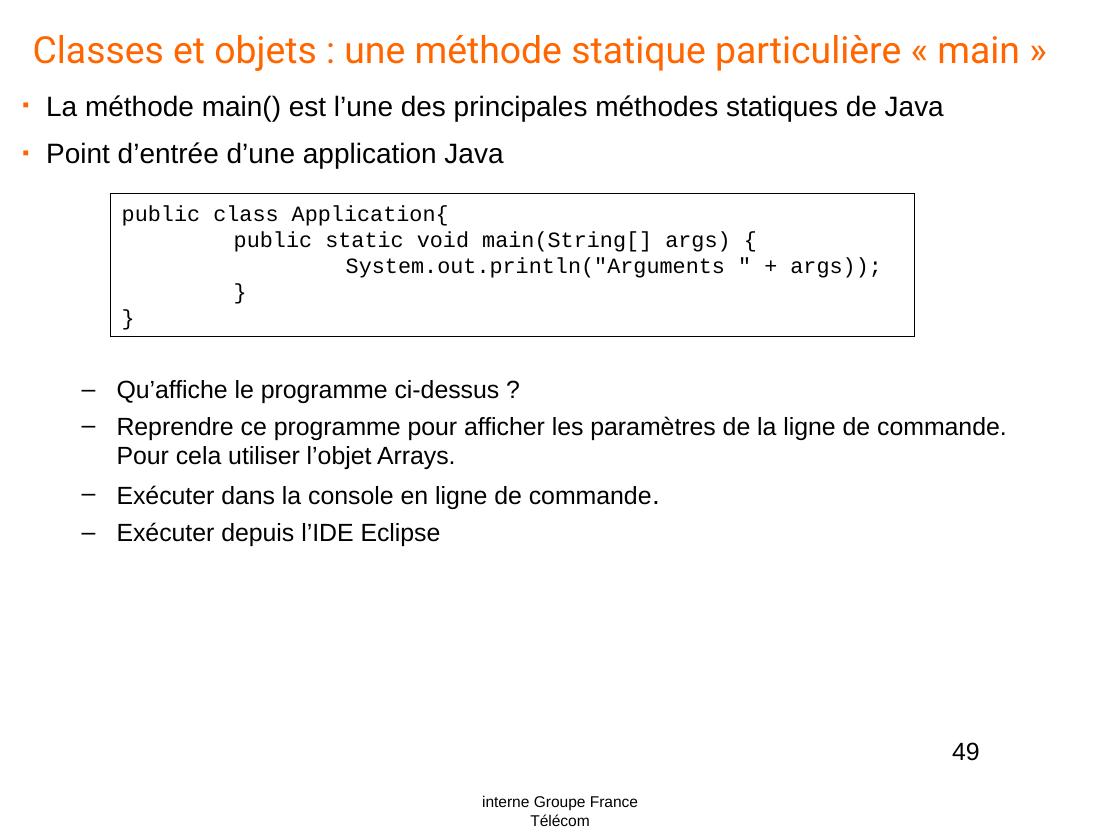
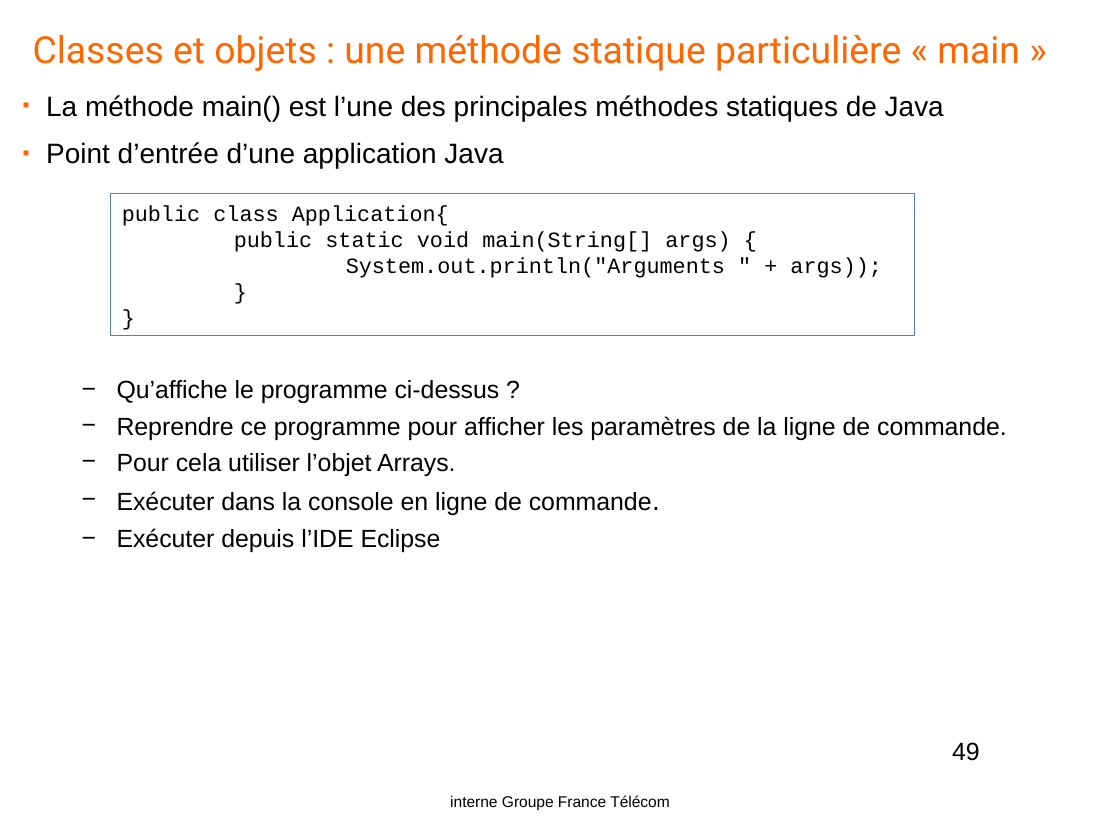
Before and after one commit to yplo6403/formationjava, a slide deck: slide 49 of doc/Java-OL1.pptx. Drawn at 1120x840 pixels with LibreOffice and Linux fonts; fonts in the diff are those of the drawing; background and template pictures are left out. Boxes give left, top, right and bottom in pixels: in the first picture for what was removed or moved away, otherwise in the second. Text is boxed around its words. In the diff, an @@ line names an element or a change of style, - is before the commit and + after.

```diff
--- a/doc/Java-OL1.pptx
+++ b/doc/Java-OL1.pptx
@@ text at (x1=46, y1=95, x2=944, y2=552): bullet – to − @@
@@ rectangle "public class Application{" at (x1=111, y1=194, x2=915, y2=335): outline #000000 0.75 pt to #4F81BD 0.75 pt @@
@@ text at (x1=117, y1=416, x2=1007, y2=476): text changed @@
-  – Reprendre ce programme pour afficher les paramètres de la ligne de commande.
-    Pour cela utiliser l’objet Arrays.
+  − Reprendre ce programme pour afficher les paramètres de la ligne de commande.
+  − Pour cela utiliser l’objet Arrays.
@@ text "interne Groupe France Télécom" rewrapped from (x1=482, y1=795, x2=638, y2=826) to (x1=450, y1=795, x2=670, y2=810) @@
```
Also in this commit, not shown: 84 other slides changed, 2 slides added.
